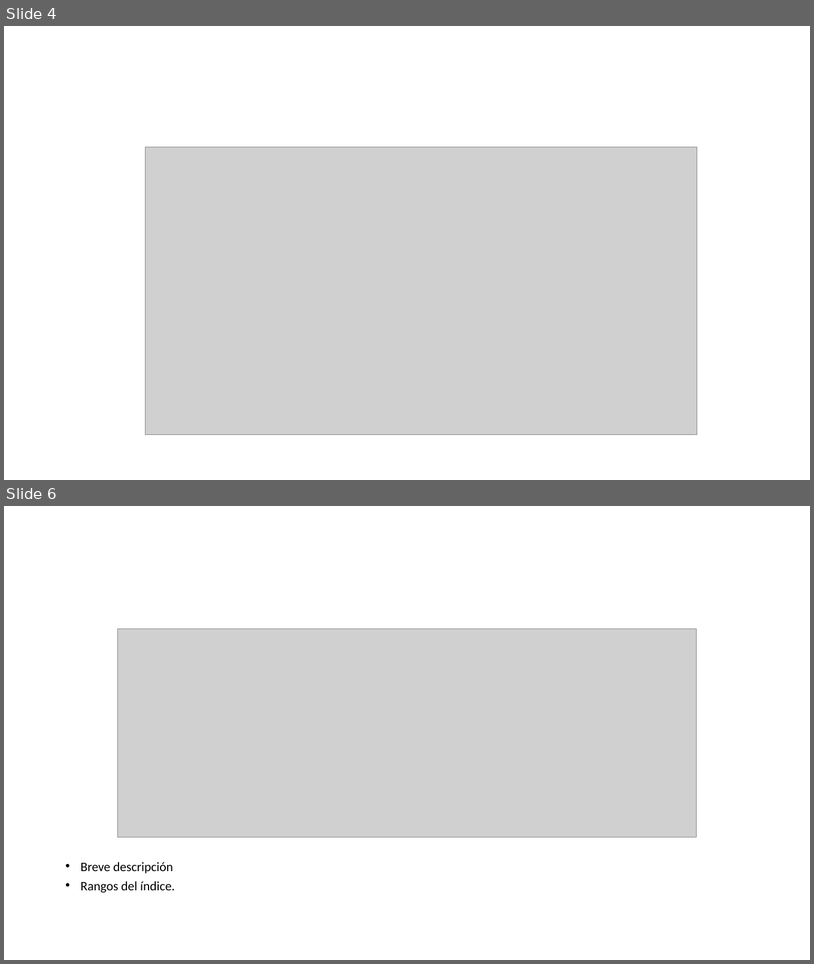
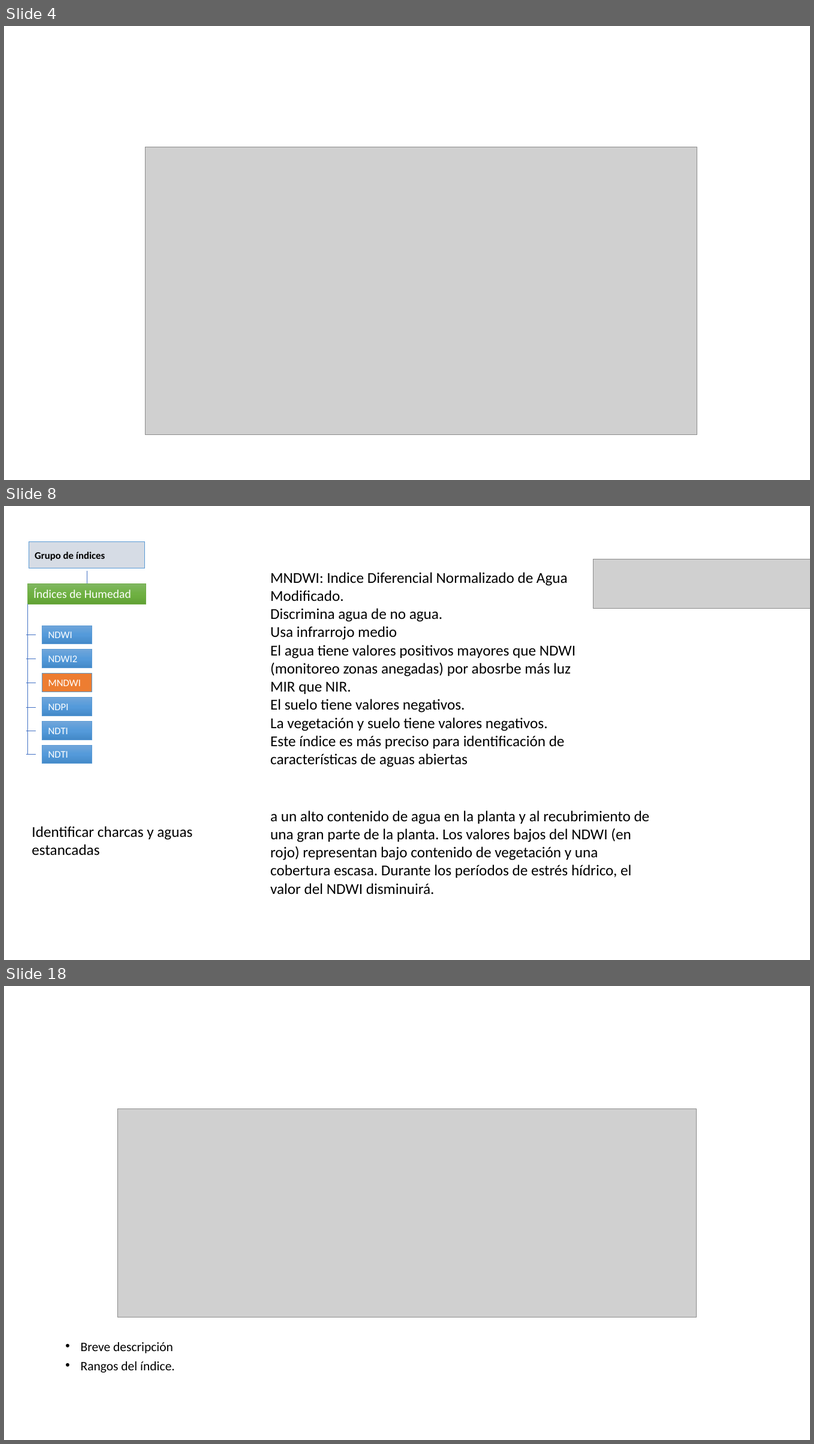
Before and after one commit to Sud-Austral/DATA-AGRO, a slide deck: Diseño/Chile/Indices_App_19_10.pptx. Shown one above the other, each under a label of ours: slides 4 and 6 before the commit, slides 4, 8 and 18 after it; the slides between them are not shown. The pictures are 814x964 and 814x1444 pixels, drawn with LibreOffice and Linux fonts; fonts in the diff are those of the drawing; grey boxes stand for pictures. Boxes give left, top, right and bottom in pixels: in the first picture for what was removed or moved away, otherwise in the second. Text is boxed around its words. In the diff, an @@ line names an element or a change of style, - is before the commit and + after.

```diff
--- a/Diseño/Chile/Indices_App_19_10.pptx
+++ b/Diseño/Chile/Indices_App_19_10.pptx
@@ slide 8 added at <box>4,506,810,960</box>, background #FFFFFF @@
@@ rectangle added at <box>29,541,145,568</box>, fill #D6DCE5, outline #5B9BD5 0.5 pt, 12 pt, text #000000, bold @@
+Grupo de índices
@@ picture added at <box>593,559,810,608</box> @@
@@ line added from (87, 571) to (87, 583), #4472C4 0.5 pt @@
@@ text added at <box>270,572,576,767</box>, 18 pt, text #000000 @@
+MNDWI: Indice Diferencial Normalizado de Agua Modificado.
+Discrimina agua de no agua.
+Usa infrarrojo medio
+El agua tiene valores positivos mayores que NDWI (monitoreo zonas anegadas) por abosrbe más luz MIR que NIR.
+El suelo tiene valores negativos.
+La vegetación y suelo tiene valores negativos.
+Este índice es más preciso para identificación de características de aguas abiertas
@@ rectangle added at <box>27,583,146,604</box>, fill gradient #81B861 to #6FB242 to #62A336, outline #70AD47 0.5 pt, 14 pt, text #FFFFFF @@
+Índices de Humedad
@@ line added from (27, 604) to (27, 754), #4472C4 0.5 pt @@
@@ rectangle added at <box>42,625,92,643</box>, fill gradient #71A6DB to #559BDB to #448ACA, outline #5B9BD5 0.5 pt, 12 pt, text #FFFFFF @@
+NDWI
@@ line added from (35, 635) to (26, 635), #4472C4 0.5 pt @@
@@ rectangle added at <box>42,649,92,667</box>, fill gradient #71A6DB to #559BDB to #448ACA, outline #5B9BD5 0.5 pt, 12 pt, text #FFFFFF @@
+NDWI2
@@ line added from (35, 658) to (26, 658), #4472C4 0.5 pt @@
@@ line added from (35, 682) to (26, 682), #4472C4 0.5 pt @@
@@ rectangle added at <box>42,673,92,692</box>, fill #ED7D31, outline #5B9BD5 0.5 pt, 12 pt, text #FFFFFF @@
+MNDWI
@@ rectangle added at <box>42,697,92,715</box>, fill gradient #71A6DB to #559BDB to #448ACA, outline #5B9BD5 0.5 pt, 12 pt, text #FFFFFF @@
+NDPI
@@ line added from (35, 708) to (26, 708), #4472C4 0.5 pt @@
@@ rectangle added at <box>42,721,92,739</box>, fill gradient #71A6DB to #559BDB to #448ACA, outline #5B9BD5 0.5 pt, 12 pt, text #FFFFFF @@
+NDTI
@@ line added from (35, 730) to (26, 730), #4472C4 0.5 pt @@
@@ line added from (35, 754) to (26, 754), #4472C4 0.5 pt @@
@@ rectangle added at <box>42,745,92,763</box>, fill gradient #71A6DB to #559BDB to #448ACA, outline #5B9BD5 0.5 pt, 12 pt, text #FFFFFF @@
+NDTI
@@ text added at <box>270,810,650,894</box>, 18 pt, text #000000 @@
+a un alto contenido de agua en la planta y al recubrimiento de una gran parte de la planta. Los valores bajos del NDWI (en rojo) representan bajo contenido de vegetación y una cobertura escasa. Durante los períodos de estrés hídrico, el valor del NDWI disminuirá.
@@ text added at <box>32,826,192,855</box>, 18 pt, text #000000 @@
+Identificar charcas y aguas estancadas
@@ what was slide 6 is now slide 18 @@
```
Also in this commit, not shown: 1 slide changed, 16 other slides added, 30 other files.
